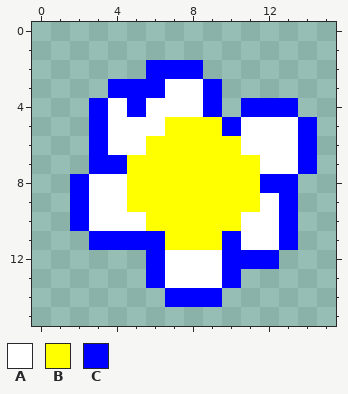
A pixel-art sprite gets an edit: cpp/source/resources/export.png. The first picture shows the starting point.
The file is 16x16 pixels.
Palette (. is transparent): A #ffffff  B #ffff00  C #0000ff
Pixels before, first column x 2:
 2 ....CCC......
 3 ..CCCAAC.....
 4 .CACAAAC.CCC.
 5 .CAAABBBCAAAC
 6 .CAABBBBBAAAC
 7 .CCBBBBBBBAAC
 8 CAABBBBBBBCC.
 9 CAABBBBBBBAC.
10 CAAABBBBBAAC.
11 .CCCCBBBCAAC.
12 ....CAAACCC..
13 ....CAAAC....
14 .....CCC.....
The same view after the edit:
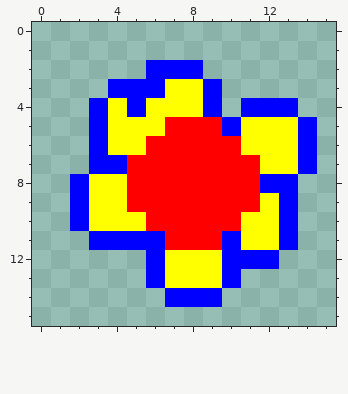
The commit says: Modified icon to make it more visible.
From old to new:
colour A: #ffffff -> #ffff00
colour B: #ffff00 -> #ff0000
Pixel boxes of the changes (left, top, right, bottom) in both pictures:
changed: (89, 79, 298, 288)
